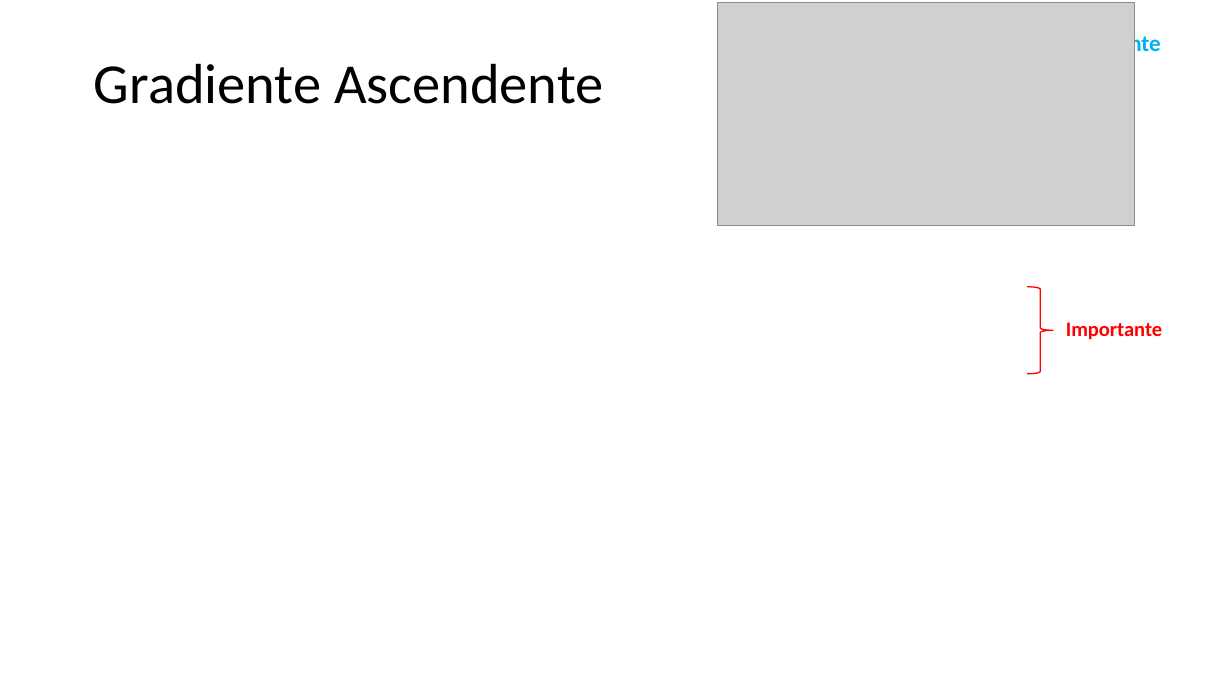
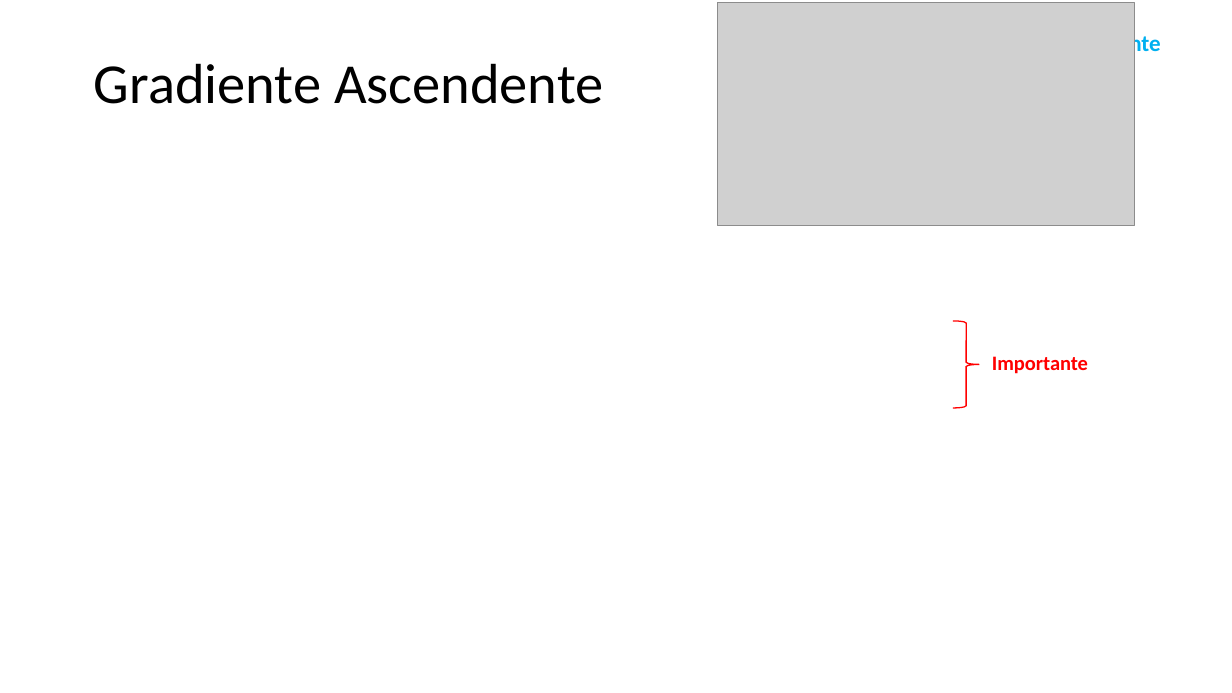
Before and after one commit to zz4fap/t319_aprendizado_de_maquina, a slide deck: slide 5 of slides/T319_Regressão_Linear (Parte II).pptx. Drawn at 1232x693 pixels with LibreOffice and Linux fonts; fonts in the diff are those of the drawing; grey boxes stand for pictures. Boxes give left, top, right and bottom in pixels: in the first picture for what was removed or moved away, otherwise in the second. Text is boxed around its words. In the diff, an @@ line names an element or a change of style, - is before the commit and + after.

```diff
--- a/slides/T319_Regressão_Linear (Parte II).pptx
+++ b/slides/T319_Regressão_Linear (Parte II).pptx
@@ right brace: place and size @@
-right brace at (1028, 287, 1054, 373)
+right brace at (953, 321, 979, 408)
@@ text "Importante": place and size @@
-text "Importante" at (1066, 322, 1162, 340)
+text "Importante" at (992, 356, 1088, 374)
```
Also in this commit, not shown: 3 other slides changed, 4 other files.
